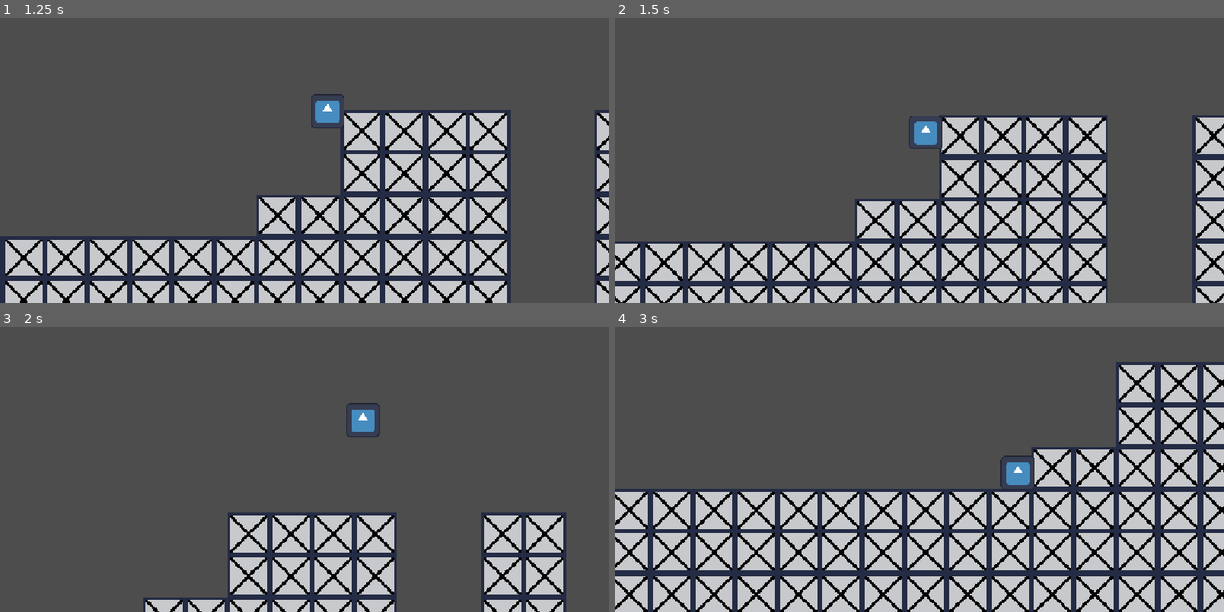
Above: before the commit, frames 1-4 (two rows, left to right).
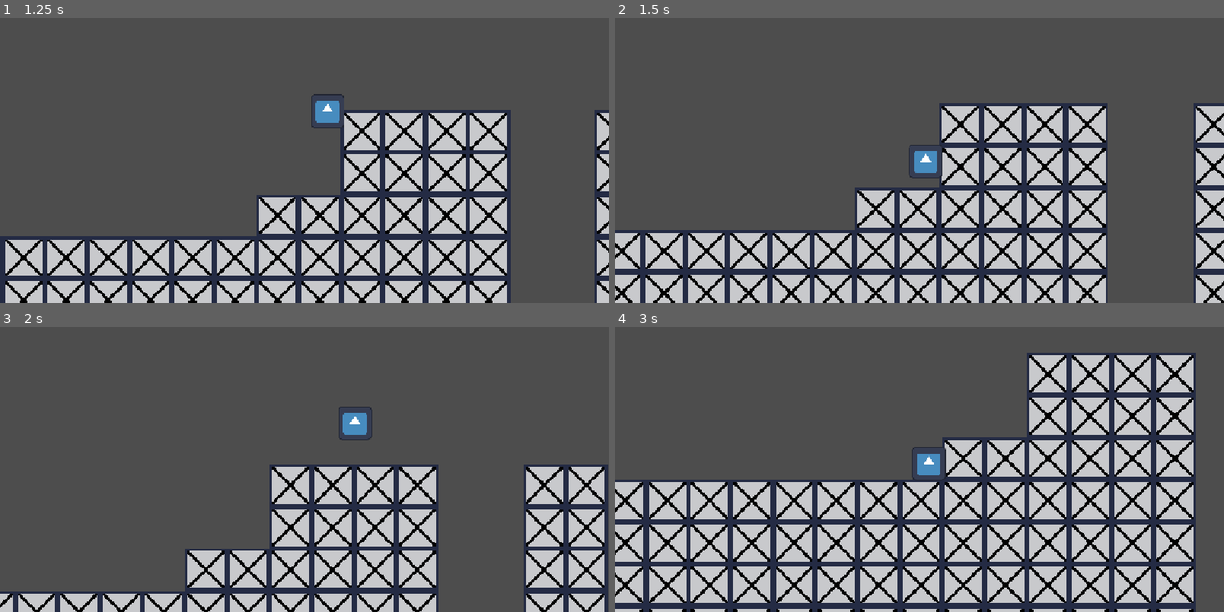
Above: after the commit, the same moments.

Repository: manninga-tech/Alex-M-Vinayak-A-Game-Project
Game: Godot game, scene res://scene/game.tscn
The game is run twice, just before and just after one commit, with the same random seed, the same clock (stepped at 60 frames per second) and the same inputs. The engine's default icon, where the game draws it, is replaced by a stand-in: a white triangle on a blue panel in a dark square.
Inputs:
- Up to frame 1 (1.25 s): hold Right (Right) from 0.53 s (still down); tap Shift (dash) at 0.6 s; tap W (Jump) at 0.77 s
- Up to frame 2 (1.5 s): keep holding Right (Right); tap Shift (dash) at 1.35 s
- Up to frame 3 (2 s): keep holding Right (Right); tap W (Jump) at 1.52 s
- Up to frame 4 (3 s): release Right (Right) at 2.03 s; hold Left (Left) 2.03-2.78 s; tap Shift (dash) at 2.1, 2.85 s; hold Right (Right) from 2.78 s (still down)

Frame 1 is identical in both runs. In frame 2, 20% of the frame differs, in the area x 0-100%, y 29-100%; in frame 3, 24%; in frame 4, 43%, in the area x 0-100%, y 9-100%.

Commit message:
Fixed wrong timeout for dash cooldown

Diff:
--- a/new-game-project/scene/player.tscn
+++ b/new-game-project/scene/player.tscn
@@ -33,5 +33,4 @@
 [connection signal="timeout" from="DashDurationTimer" to="." method="_on_dashtimer_timeout"]
 [connection signal="timeout" from="DashDurationTimer" to="." method="_on_dash_duration_timer_timeout"]
 [connection signal="timeout" from="CooldownDash" to="." method="_on_cooldown_dash_timeout"]
-[connection signal="timeout" from="DashEffectTimer" to="." method="_on_dash_effect_timer_timeout"]
 [connection signal="timeout" from="DashJumpPeriod" to="." method="_on_dash_jump_period_timeout"]
--- a/new-game-project/scripts/player.gd
+++ b/new-game-project/scripts/player.gd
@@ -78,10 +78,9 @@
 	dash_jump_period.start()
 	dash_effect_timer.stop()
 
-func _on_dash_effect_timer_timeout() -> void:
+
+func _on_cooldown_dash_timeout() -> void:
 	can_dash = true
-
-
 
 func _on_dash_jump_period_timeout() -> void:
 	can_dash_jump = false
